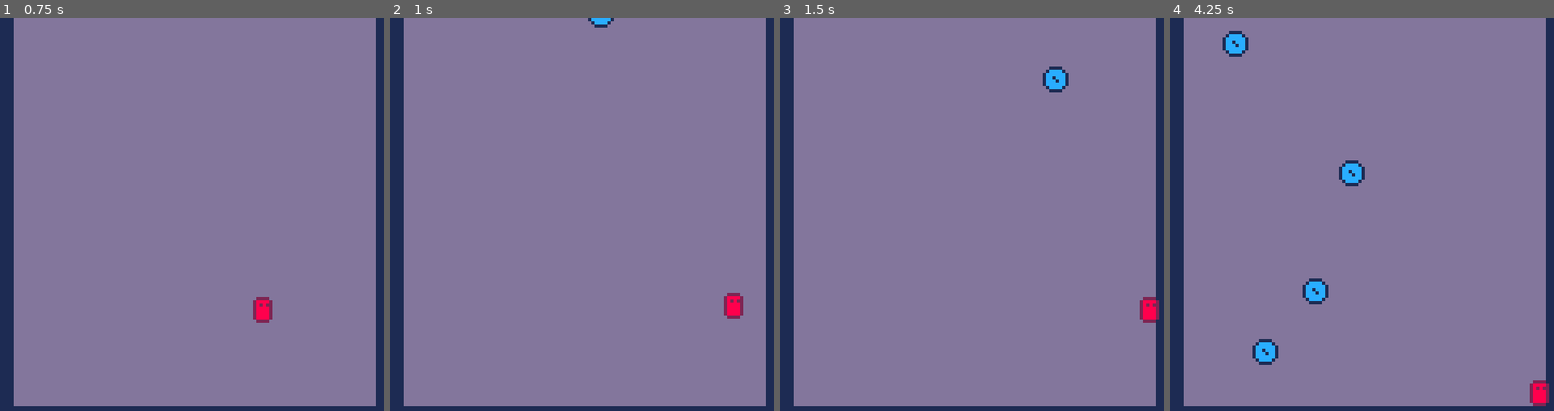
Above: before the commit, frames 1-4 (left to right).
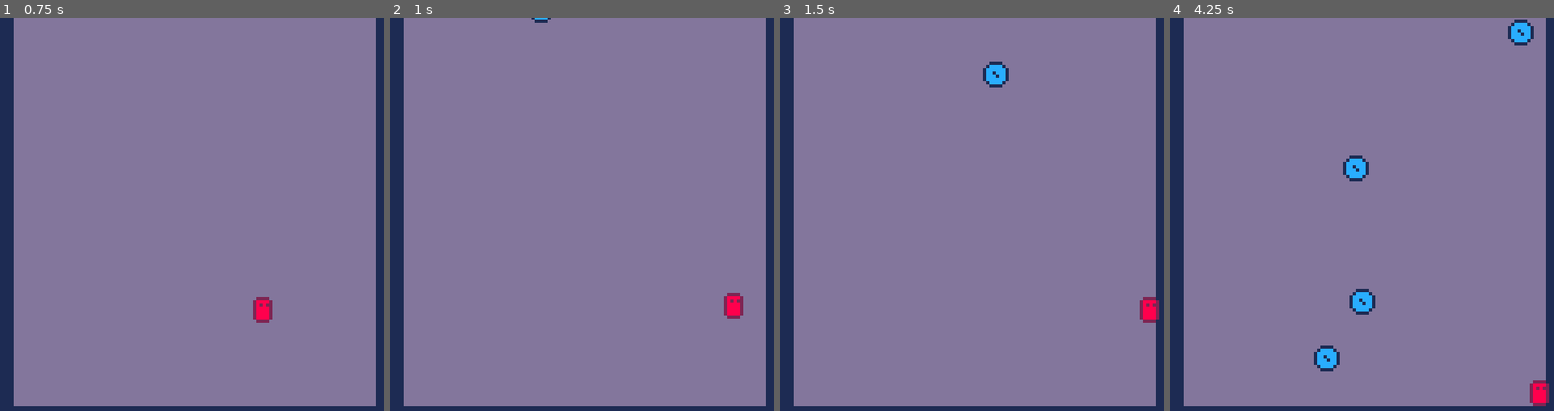
Above: after the commit, the same moments.

Repository: MaxenceCaronLasne/fallen-gods
Game: Godot game, scene res://game_scene.tscn
Same seed, same stepped clock (60 frames per second), same inputs: the game is played once before the commit and once after it.
Inputs:
- Up to frame 1 (0.75 s): tap Enter at 0.5 s; hold Right (right) from 0.53 s (still down); tap Space (accept) at 0.6 s
- Up to frame 2 (1 s): keep holding Right (right)
- Up to frame 3 (1.5 s): keep holding Right (right); tap Space (accept) at 1.35 s
- Up to frame 4 (4.25 s): release Right (right) at 2.03 s; hold Left (left) 2.03-2.78 s; tap Space (accept) at 2.1, 2.85, 3.6 s; hold Right (right) from 2.78 s (still down)

Frame 1 is identical in both runs. In frame 2, 0.2% of the frame differs, in the area x 36-59%, y 0-3%; in frame 3, 0.7%; in frame 4, 2.5%, in the area x 13-95%, y 0-90%.

Commit message:
add saw destruction

Diff:
--- a/player.gd
+++ b/player.gd
@@ -4,7 +4,7 @@
 
 @export var SPEED: float = 100.0
 @export var JUMP_VELOCITY: float = -250.0
-@export var MAX_DOUBLE_JUMPS: int = 2
+@export var MAX_DOUBLE_JUMPS: int = 20
 
 var _gravity: float = ProjectSettings.get_setting("physics/2d/default_gravity")
 
@@ -19,7 +19,7 @@
 		_nb_jumps -= 1
 		velocity.y = JUMP_VELOCITY
 
-func _physics_process_on_floor(delta: float) -> void:
+func _physics_process_on_floor(_delta: float) -> void:
 	if not _touched_floor_last_frame:
 		just_touched_floor.emit()
 	_nb_jumps = MAX_DOUBLE_JUMPS
@@ -44,8 +44,8 @@
 	move_and_slide()
 
 func _on_just_touched_floor() -> void:
+	get_tree().call_group("saws", "maybe_destroy")
 	print_debug("touched floor")
 
-
-func _on_hit_box_body_entered(body):
+func _on_hit_box_body_entered(_body):
 	print_debug("touched!")
--- a/player.tscn
+++ b/player.tscn
@@ -11,7 +11,7 @@
 height = 6.0
 
 [node name="Player" type="CharacterBody2D"]
-collision_layer = 0
+collision_layer = 2
 script = ExtResource("1_sjyse")
 
 [node name="Sprite2D" type="Sprite2D" parent="."]
--- a/saw.gd
+++ b/saw.gd
@@ -3,6 +3,15 @@
 
 @export var INITIAL_DIRECTION: Vector2 = Vector2.DOWN + Vector2.LEFT
 @export var SPEED: float = 40.0
+
+var _is_touched: bool = false
+
+func maybe_destroy() -> bool:
+	if not _is_touched:
+		return false
+
+	queue_free()
+	return true
 
 func _ready():
 	velocity = INITIAL_DIRECTION * SPEED
@@ -11,3 +20,8 @@
 	var collision := move_and_collide(velocity * delta)
 	if collision != null:
 		velocity = velocity.bounce(collision.get_normal())
+
+func _on_hit_box_body_entered(_body):
+	print_debug("hello!")
+	modulate = Color.RED
+	_is_touched = true
--- a/saw.tscn
+++ b/saw.tscn
@@ -6,7 +6,10 @@
 [sub_resource type="CircleShape2D" id="CircleShape2D_7k0th"]
 radius = 4.0
 
-[node name="Saw" type="CharacterBody2D"]
+[sub_resource type="RectangleShape2D" id="RectangleShape2D_4xpvc"]
+size = Vector2(8, 245)
+
+[node name="Saw" type="CharacterBody2D" groups=["saws"]]
 collision_layer = 4
 script = ExtResource("1_w563r")
 
@@ -15,3 +18,14 @@
 
 [node name="CollisionShape2D" type="CollisionShape2D" parent="."]
 shape = SubResource("CircleShape2D_7k0th")
+
+[node name="HitBox" type="Area2D" parent="."]
+collision_layer = 0
+collision_mask = 2
+
+[node name="CollisionShape2D" type="CollisionShape2D" parent="HitBox"]
+position = Vector2(0, -122.5)
+shape = SubResource("RectangleShape2D_4xpvc")
+debug_color = Color(0.262745, 0.623529, 0.317647, 0.419608)
+
+[connection signal="body_entered" from="HitBox" to="." method="_on_hit_box_body_entered"]
--- a/saw_spawner.gd
+++ b/saw_spawner.gd
@@ -9,8 +9,8 @@
 func spawn() -> void:
 	var saw := SAW_PRELOAD.instantiate() as Saw
 	saw.position = Vector2(
-		randi_range(0, _collision_shape.shape.get_rect().size.x - 1),
-		randi_range(0, _collision_shape.shape.get_rect().size.y - 1))
+		randf_range(0, _collision_shape.shape.get_rect().size.x - 1),
+		randf_range(0, _collision_shape.shape.get_rect().size.y - 1))
 	saw.INITIAL_DIRECTION = Vector2.DOWN + [Vector2.LEFT, Vector2.RIGHT].pick_random()
 	add_child(saw)
 
Not shown: 1 places in saw.tscn that only renumber resources
